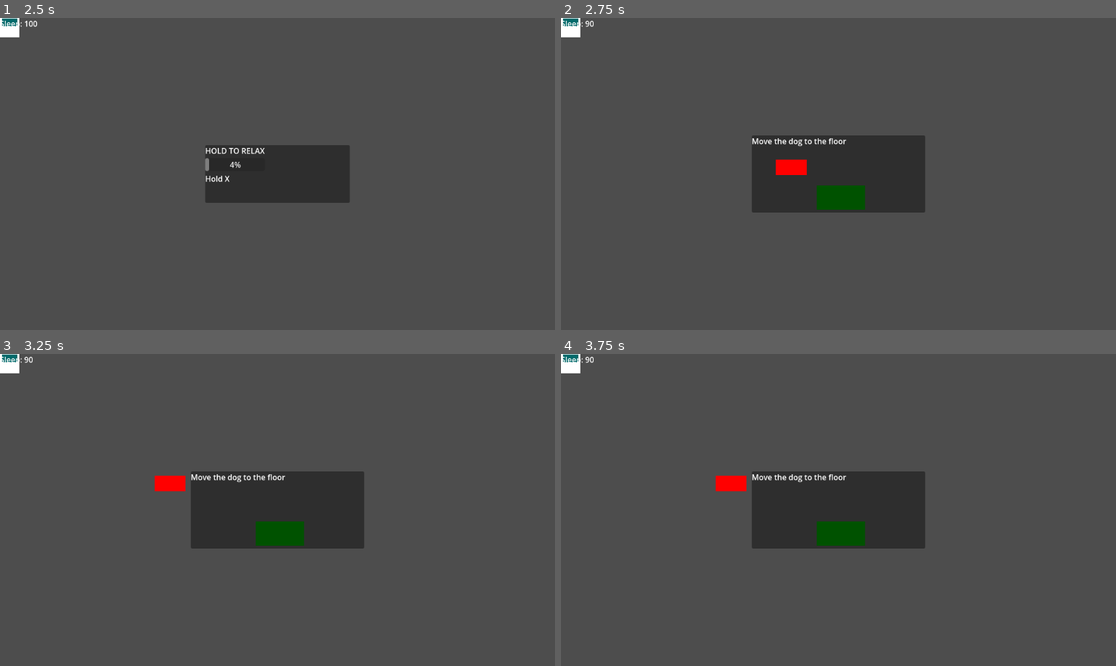
Above: before the commit, frames 1-4 (two rows, left to right).
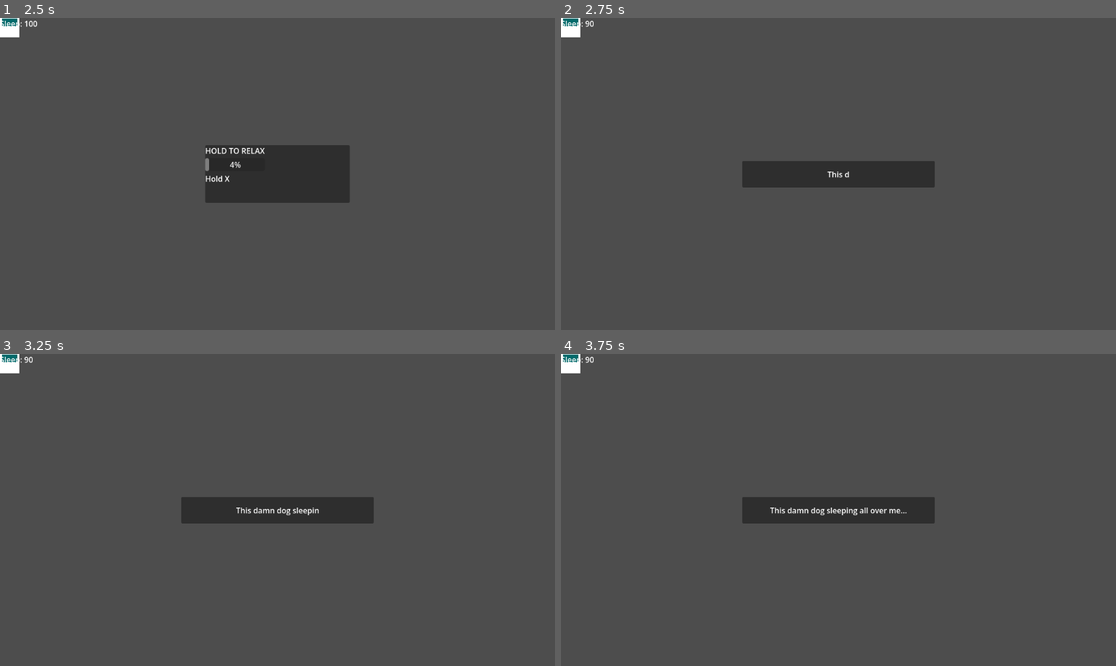
Above: after the commit, the same moments.

Repository: AiDN-Dev/let-me-sleep
Game: Godot game, scene res://Scenes/game.tscn
The game is run twice, just before and just after one commit, with the same random seed, the same clock (stepped at 60 frames per second) and the same inputs. The project has no main scene, so this scene is started directly.
Inputs (mouse positions are in pixels of both pictures, inside the frame that each line leads up to):
- Up to frame 1 (2.5 s): tap Enter (ui_accept) at 0.5, 2 s; move the mouse to (399, 158) at 0.52 s; hold Enter (ui_accept) 0.53-1.25 s; click (399, 158) at 0.67 s; drag from (166, 189) to (249, 236) at 1.27 s; move the mouse to (333, 105) at 2.02 s; hold Enter (ui_accept) from 2.03 s (still down); tap X at 2.1 s; click (333, 105) at 2.17 s
- Up to frame 2 (2.75 s): keep holding Enter (ui_accept)
- Up to frame 3 (3.25 s): release Enter (ui_accept) at 2.75 s; drag from (227, 503) to (111, 463) at 2.77 s
- Up to frame 4 (3.75 s): move the mouse to (1005, 556) at 3.52 s; hold Enter (ui_accept) from 3.53 s (still down); click (1005, 556) at 3.67 s

Frame 1 is identical in both runs. In frame 2, 5.6% of the frame differs, in the area x 32-68%, y 37-63%; in frame 3, 5.8%; in frame 4, 5.9%, in the area x 27-68%, y 37-63%.

Commit message:
Added flavour text dialog box per type of interruption

Diff:
--- a/Scenes/game.tscn
+++ b/Scenes/game.tscn
@@ -5,6 +5,7 @@
 [ext_resource type="Script" uid="uid://br77gh4vfh0aa" path="res://scripts/Managers/interruption_manager.gd" id="2_wowpa"]
 [ext_resource type="Script" uid="uid://dd70biocct8y1" path="res://scripts/dog_interrupt_window.gd" id="3_wrm1d"]
 [ext_resource type="Script" uid="uid://divahfntlfbln" path="res://scripts/dog.gd" id="4_3dryh"]
+[ext_resource type="Script" uid="uid://csx5xfyx5hop1" path="res://scripts/dialog_box.gd" id="6_i6g32"]
 
 [node name="Game" type="Node2D" unique_id=1645798551]
 script = ExtResource("1_qxrlw")
@@ -104,3 +105,34 @@
 offset_right = 93.0
 offset_bottom = 23.0
 text = "Sleep Score:"
+
+[node name="DialogBox" type="Panel" parent="UI" unique_id=463574828]
+visible = false
+anchors_preset = 8
+anchor_left = 0.5
+anchor_top = 0.5
+anchor_right = 0.5
+anchor_bottom = 0.5
+offset_left = -200.0
+offset_top = -27.5
+offset_right = 200.0
+offset_bottom = 27.5
+grow_horizontal = 2
+grow_vertical = 2
+size_flags_horizontal = 3
+size_flags_vertical = 3
+script = ExtResource("6_i6g32")
+
+[node name="DialogBoxText" type="Label" parent="UI/DialogBox" unique_id=586113497]
+layout_mode = 1
+anchors_preset = 8
+anchor_left = 0.5
+anchor_top = 0.5
+anchor_right = 0.5
+anchor_bottom = 0.5
+offset_left = -20.0
+offset_top = -11.5
+offset_right = 20.0
+offset_bottom = 11.5
+grow_horizontal = 2
+grow_vertical = 2
--- a/scripts/Managers/interruption_manager.gd
+++ b/scripts/Managers/interruption_manager.gd
@@ -2,12 +2,31 @@
 
 signal interruption_finished
 
+@onready var dialog_box: Panel = $"../DialogBox"
 # Add all mini-game nodes here
 @onready var interruptions := [
 	$DogInterruptWindow,
 	#$ToiletInterruptWindow,
 	#$WaterInterruptWindow
 ]
+
+var flavour_text := {
+	"dog": [
+		"This damn dog sleeping all over me...",
+		"Why is he sideways again?",
+		"I swear this dog gets bigger at night."
+	],
+	"toilet": [
+		"Oh no. That feeling.",
+		"This is not ideal timing at all...",
+		"I should have gone before bed."
+	],
+	"water": [
+		"My throat feels like sand.",
+		"Why am i suddenly so thirsy?",
+		"Did I drink anything today?"
+	]
+}
 
 var rng := RandomNumberGenerator.new()
 
@@ -26,9 +45,12 @@
 # Call this to start a random interruption
 func start_random_interruption():
 	var panel = interruptions.pick_random()
-	panel.show()
-	if "start_interruption" in panel:
-		panel.start_interruption()  # call specific mini-game start method if exists
+	# Determine type of interuption
+	var type = panel.interruption_type
+	var text = flavour_text[type].pick_random()
+	await dialog_box.show_text(text, 2.0)
+
+	panel.start_interruption()
 
 
 func _on_interruption_finished():
--- /dev/null
+++ b/scripts/dialog_box.gd
@@ -0,0 +1,35 @@
+extends Panel
+
+@onready var label = $DialogBoxText
+
+var typing := false
+var skip_requested := false
+
+func show_text(text: String, duration_after: float = 1.0):
+	show()
+	label.text = ""
+	typing = true
+	skip_requested = false
+
+	await _type_text(text)
+
+	typing = false
+
+	# Small pause after text fully appears
+	await get_tree().create_timer(duration_after).timeout
+	hide()
+
+
+func _type_text(full_text: String) -> void:
+	for i in full_text.length():
+		if skip_requested:
+			label.text = full_text
+			return
+
+		label.text += full_text[i]
+		await get_tree().create_timer(0.03).timeout
+
+
+func _input(event):
+	if typing and event.is_action_pressed("ui_accept"):
+		skip_requested = true
--- a/scripts/dog_interrupt_window.gd
+++ b/scripts/dog_interrupt_window.gd
@@ -1,6 +1,8 @@
 extends Panel
 
 signal interruption_finished
+
+var interruption_type: String = "dog"
 
 @onready var dog = $Dog
 
Not shown, added: scripts/dialog_box.gd.uid
